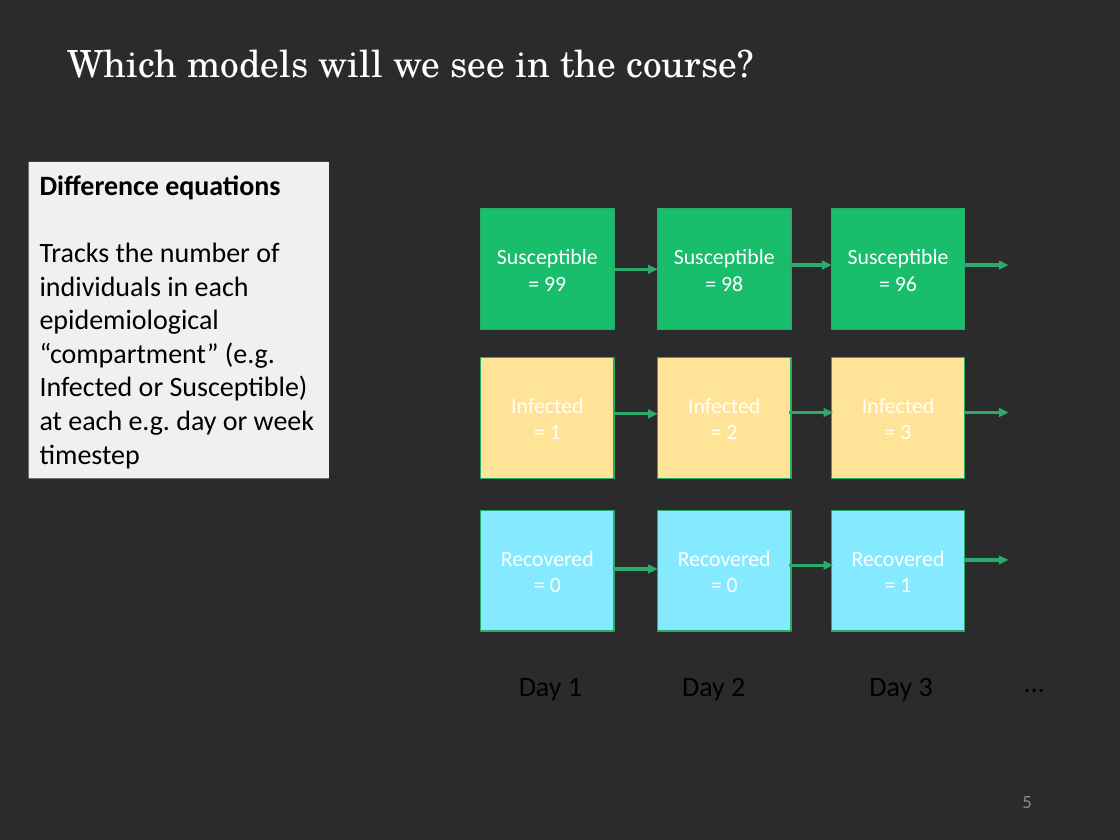
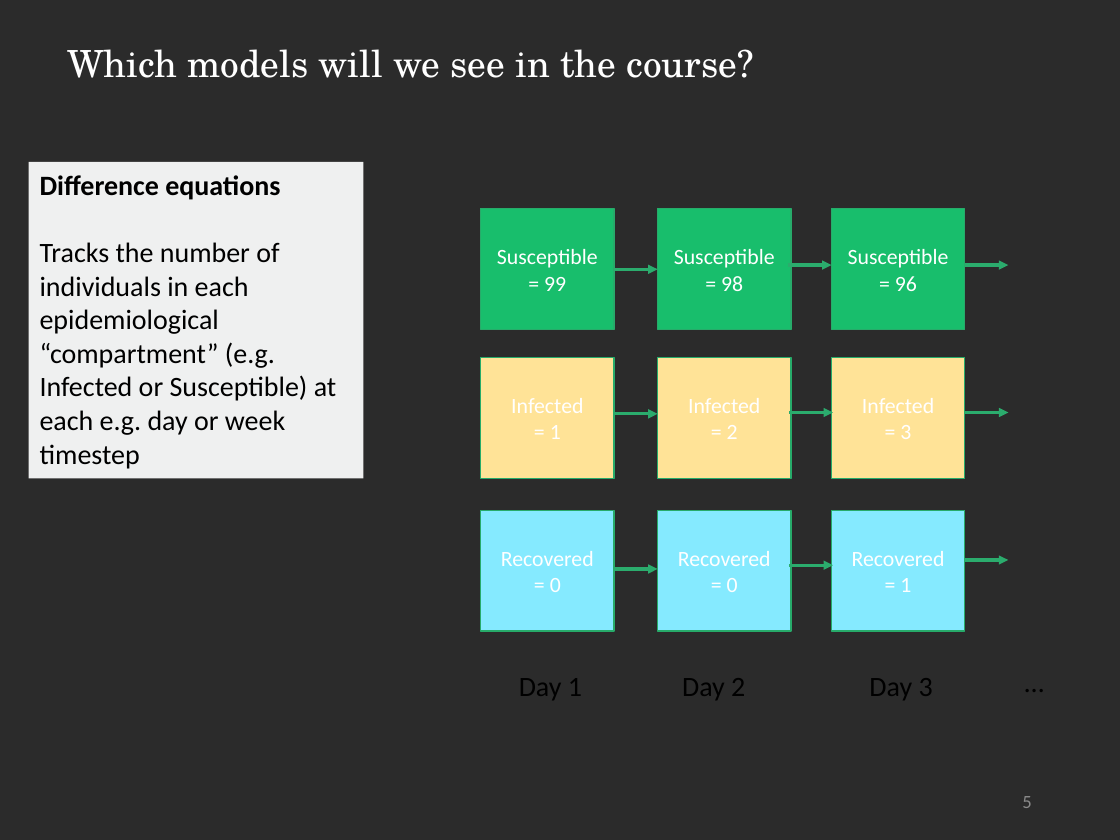
Before and after one commit to cmmid/mtm, a slide deck: slide 6 of slides/Lecture_02_TypesOfModels.pptx. Drawn at 1120x840 pixels with LibreOffice and Linux fonts; fonts in the diff are those of the drawing; background and template pictures are left out; a plain dark background stands for a picture behind light text. Boxes give left, top, right and bottom in pixels: in the first picture for what was removed or moved away, otherwise in the second. Text is boxed around its words. In the diff, an @@ line names an element or a change of style, - is before the commit and + after.

```diff
--- a/slides/Lecture_02_TypesOfModels.pptx
+++ b/slides/Lecture_02_TypesOfModels.pptx
@@ rectangle "Difference equations Tracks the number ...": place and size @@
-rectangle "Difference equations Tracks the number ..." at [29, 161, 329, 478]
+rectangle "Difference equations Tracks the number ..." at [29, 161, 364, 478]
```
Also in this commit, not shown: 7 other slides changed, 1 other file.
